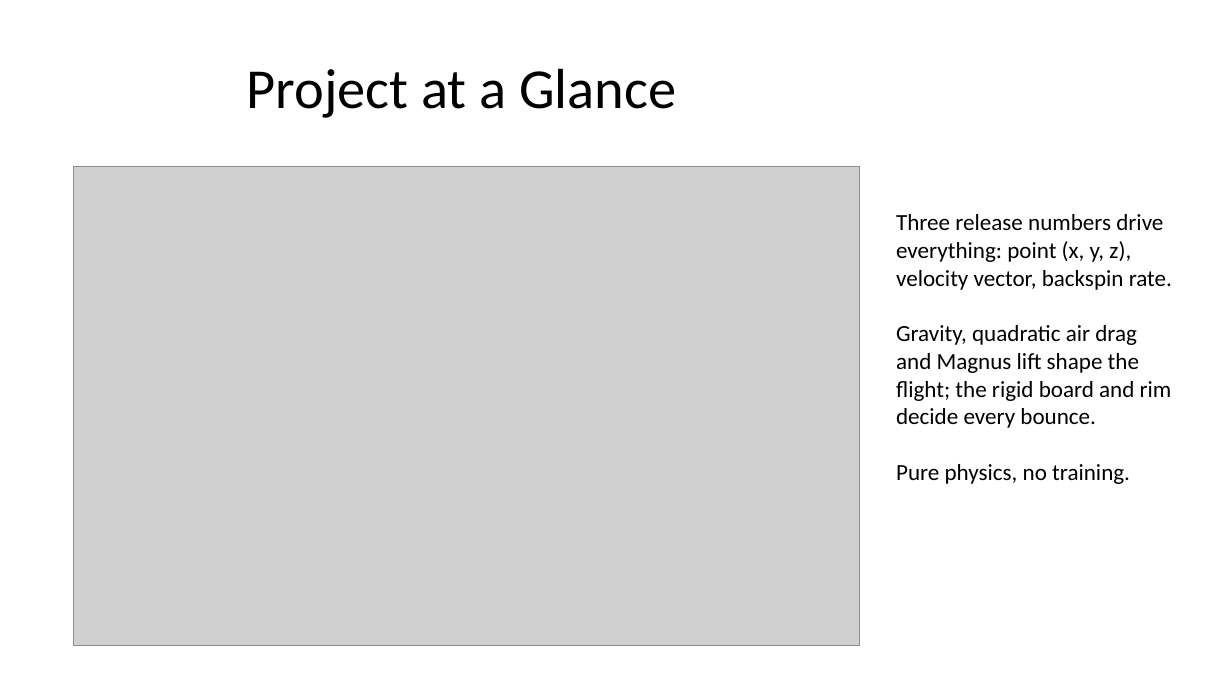
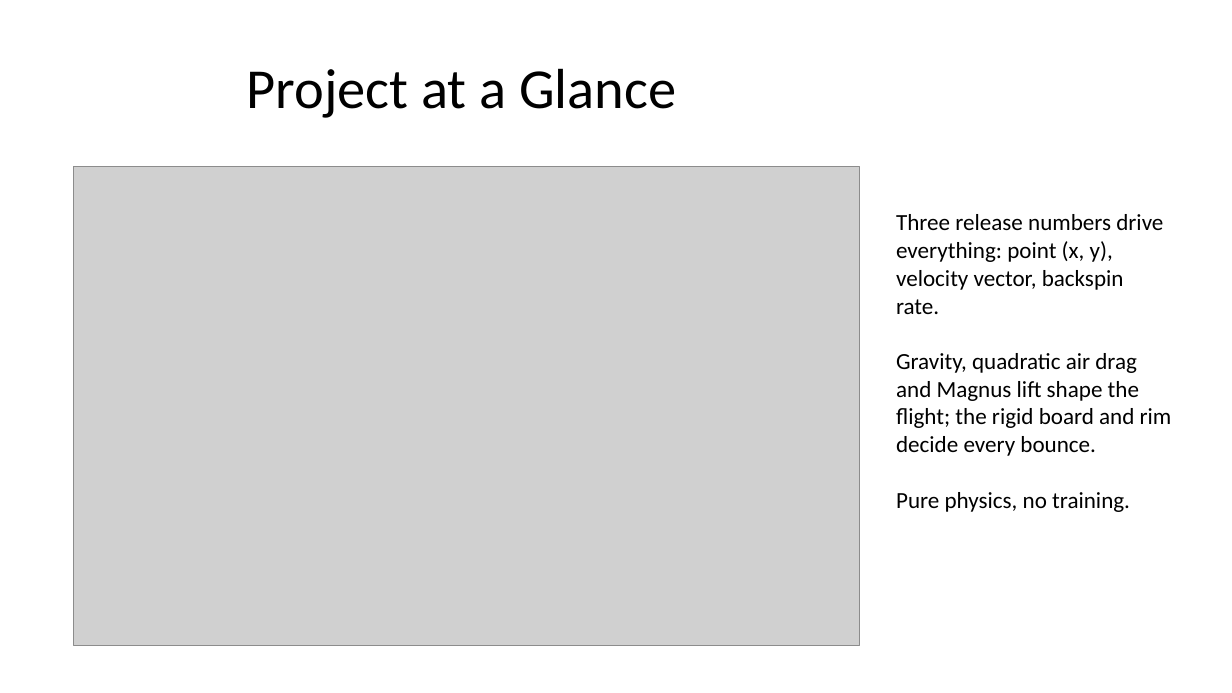
Before and after one commit to dbzyw/comp-1110-group-project, a slide deck: slide 2 of Specifications/COMP1110_Basketball_Shot_Simulation_Progress.pptx. Drawn at 1232x693 pixels with LibreOffice and Linux fonts; fonts in the diff are those of the drawing; grey boxes stand for pictures. Boxes give left, top, right and bottom in pixels: in the first picture for what was removed or moved away, otherwise in the second. Text is boxed around its words. In the diff, an @@ line names an element or a change of style, - is before the commit and + after.

```diff
--- a/Specifications/COMP1110_Basketball_Shot_Simulation_Progress.pptx
+++ b/Specifications/COMP1110_Basketball_Shot_Simulation_Progress.pptx
@@ text at <box>896,214,1163,314</box>: text changed @@
-Three release numbers drive everything: point (x, y, z), velocity vector, backspin rate.
+Three release numbers drive everything: point (x, y), velocity vector, backspin rate.
```
Also in this commit, not shown: 8 other slides changed, 5 slides added, 3 other files.
